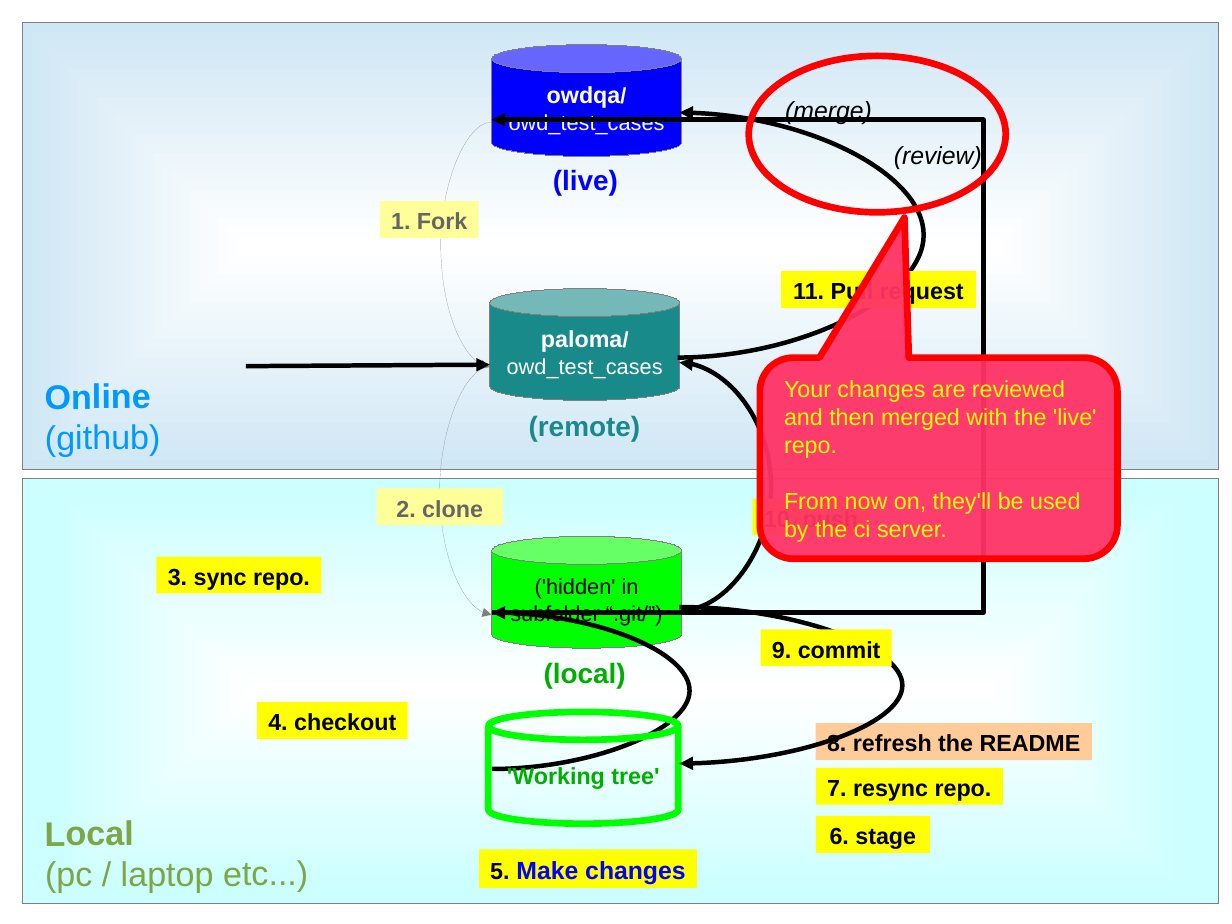
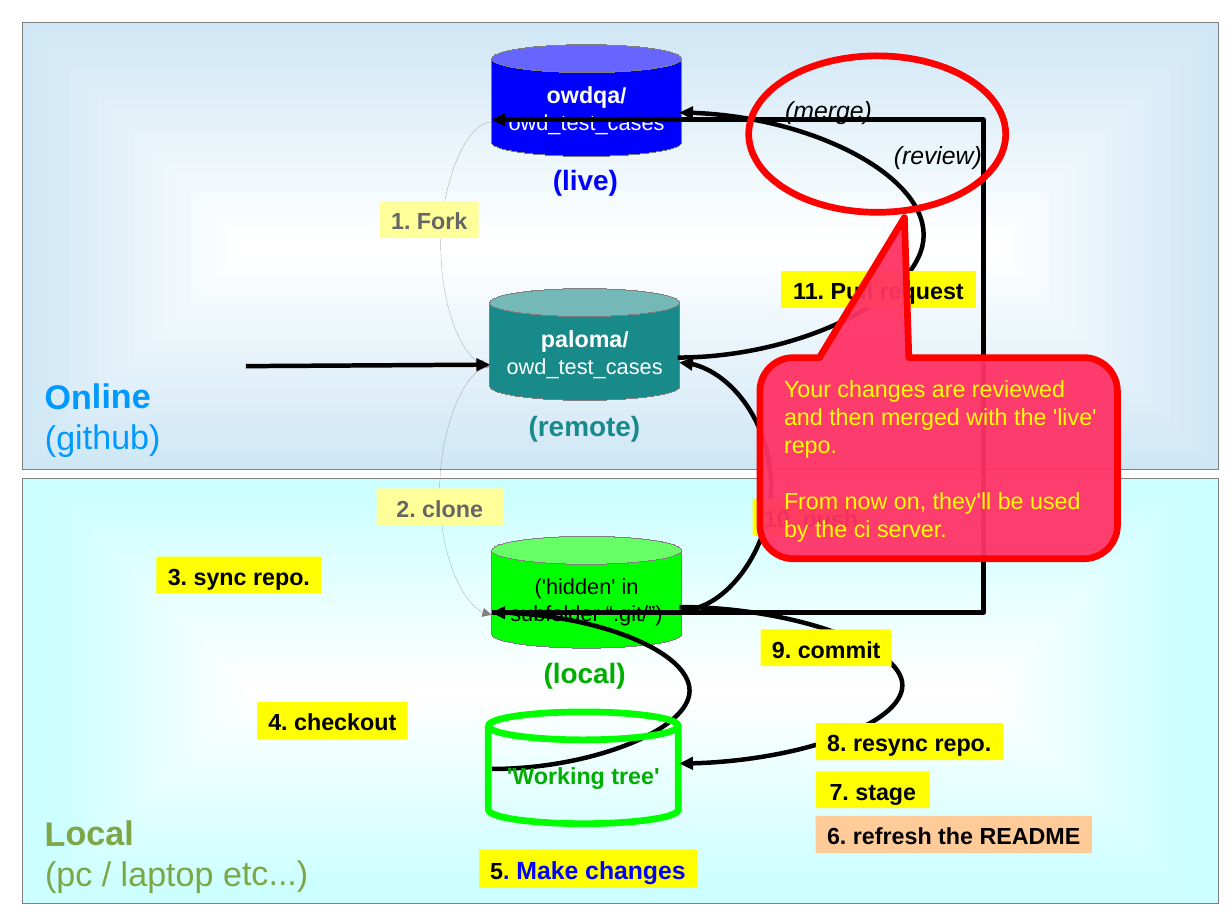
Before and after one commit to owdqa/owd_test_cases, a slide deck: slide 17 of Docs/Github guide.odp. Drawn at 1232x924 pixels with LibreOffice and Linux fonts; fonts in the diff are those of the drawing. Boxes give left, top, right and bottom in pixels: in the first picture for what was removed or moved away, otherwise in the second. Text is boxed around its words. In the diff, an @@ line names an element or a change of style, - is before the commit and + after.

```diff
--- a/Docs/Github guide.odp
+++ b/Docs/Github guide.odp
@@ rectangle "8. resync repo." moved from (x1=816, y1=768, x2=1003, y2=805) to (x1=816, y1=723, x2=1003, y2=760) @@
@@ text in rectangle at (x1=827, y1=734, x2=992, y2=756): text changed @@
-7. resync repo.
+8. resync repo.
@@ rectangle "7. stage" moved from (x1=816, y1=816, x2=930, y2=853) to (x1=816, y1=771, x2=930, y2=808) @@
@@ text in rectangle at (x1=830, y1=784, x2=916, y2=805): text changed @@
-6. stage
+7. stage
@@ rectangle "6. refresh the README" moved from (x1=816, y1=723, x2=1092, y2=760) to (x1=816, y1=816, x2=1092, y2=853) @@
@@ text in rectangle at (x1=827, y1=827, x2=1081, y2=845): text changed @@
-8. refresh the README
+6. refresh the README
```
Also in this commit, not shown: 10 other slides changed, 1 other file.
